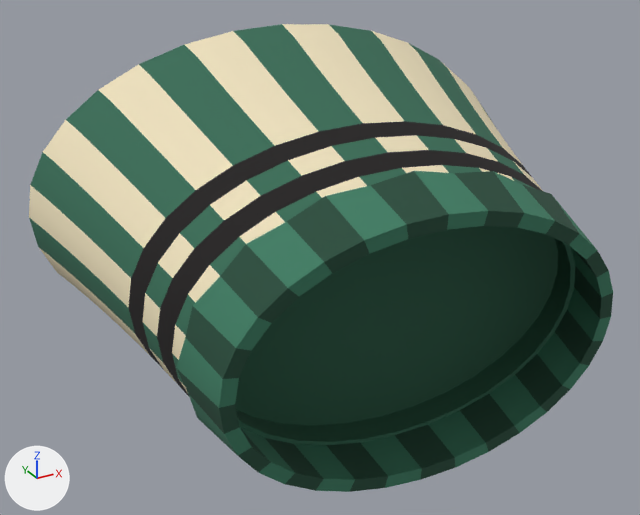
A saved change to the FBX model Assets/ZonkContent/Art/Models/Sleeves/Sleeve_Knit.fbx.
Before and after are seen from a camera (50 mm lens) standing at (-0.703, -0.444, 0.651) and looking at (-0.031, 0.778, 0.041). The axes (+X, +Y, +Z) are drawn at lower left. The lights are the same throughout. The older version comes first. Where no turn or scale is listed for an object, it has been applied to the vertices.

In view in the first picture: 'Sleeve_Knit'.
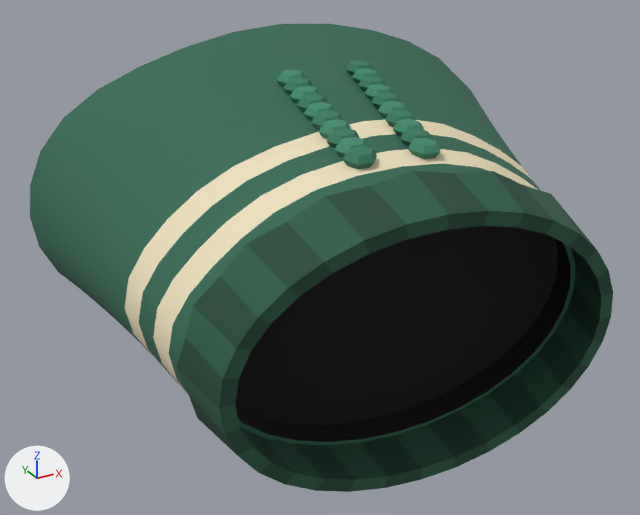
Pixel boxes [x1, y1, x2, y2] of what changed, in the pictures (640 x 515 px):
```json
{"object": "Sleeve_Knit", "change": "reshaped", "before": [29, 24, 613, 492], "after": [30, 24, 613, 492]}
{"part": 1, "of": "me_sleeve_knit", "change": "reshaped", "before": [29, 24, 575, 445], "after": [30, 24, 575, 445]}
{"part": 2, "of": "me_sleeve_knit", "change": "surface changed", "before": [30, 24, 613, 492], "after": [30, 24, 613, 492]}
```

Edits to the scene script, one JSON object a line:
```json
{"block": "me_sleeve_knit", "where": "# used by ob_sleeve_knit; location = (0.0, 0.0, 0.0)"}
{"op": "remove", "block": "me_sleeve_knit", "code": "me_sleeve_knit.from_pydata(...)  # 610 vertices, 640 faces; spans x -0.442..0.524, y 0.39..1.121, z -0.237..0.388"}
{"op": "add", "block": "me_sleeve_knit", "code": "me_sleeve_knit.from_pydata(...)  # 1010 vertices, 1120 faces; spans x -0.44..0.524, y 0.39..1.121, z -0.235..0.389"}
{"block": "me_sleeve_knit", "change": "me_sleeve_knit part 1: 365 vertices moved from x -0.442..0.515, y 0.483..1.121, z -0.237..0.388 to x -0.44..0.519, y 0.482..1.121, z -0.235..0.389; 400 vertices added at x -0.102..0.102, y 0.547..0.869, z 0.265..0.356"}
{"block": "me_sleeve_knit", "change": "me_sleeve_knit part 2: 448 kept faces spanning x -0.44..0.524, y 0.39..1.121, z -0.235..0.389 get new texture (UV) coordinates"}
```
